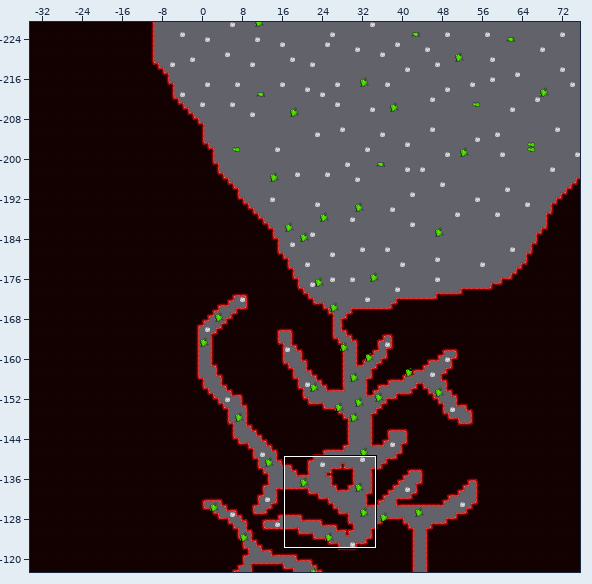
One commit to this Tiled map (JSON): src/assets/maps/sperm.json. Above, an overview of the earlier version with the close-up marked.
Close-up. Before the edit:
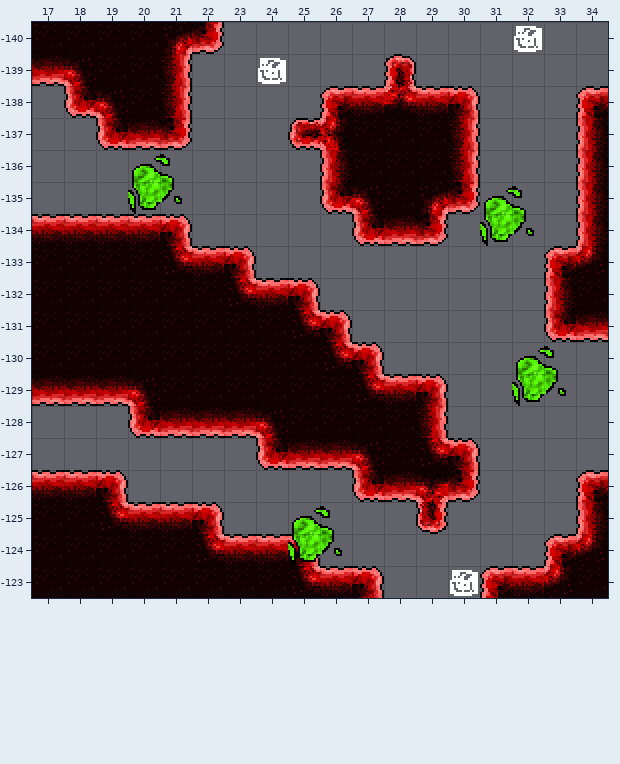
Cells are 16x16 px. Shown: x 17..34, y -140..-123. The commit also changed other parts of the map, which this record leaves out.
Now the later version:
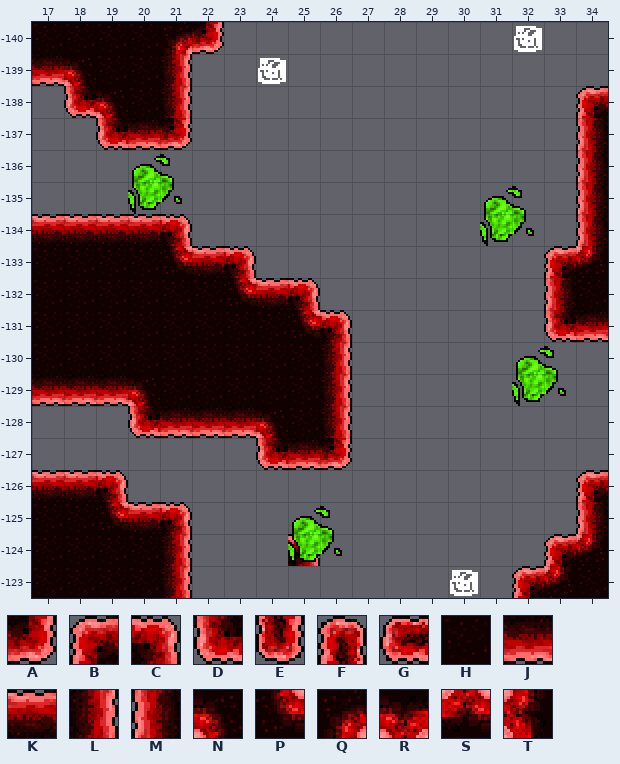
Key: from "organ": A 0, B 0 turned 180, C 0 turned 270, D 0 turned 90, E 1, F 1 turned 180, G 1 turned 90, H 2, J 4, K 4 turned 180, L 4 turned 270, M 4 turned 90, N 5, P 5 turned 180, Q 5 turned 270, R 6, S 6 turned 180, T 6 turned 90.
_ is an empty cell.
Edits made:
Layer "top":
The edit turns tile J into tile A in row -127 at x 26.
The edit turns tile K into tile B in row -123 at x 32.
The edit turns tile K into tile C in row -125 at x 21.
The edit turns tile H into tile L in rows -129 to -128 at x 26; in rows -124 to -123 at x 21.
The edit turns tile P into tile L in row -130 at x 26.
Tile A is removed in row -135 at x 30; in row -134 at x 29; in row -126 at x 30.
Tile B is removed in row -138 at x 26; in row -123 at x 31.
Tile C is removed in row -138 at x 30; in row -130 at x 27; in row -129 at x 29; in row -127 at x 30; in row -125 at x 22; in row -123 at x 27.
Tile D is removed in row -135 at x 26; in row -134 at x 27; in row -126 at x 27.
Tile E is removed in row -125 at x 29.
Tile F is removed in row -139 at x 28.
Tile G is removed in row -137 at x 25.
Tile H is removed in rows -137 to -136 at x 27 to 29; in row -135 at x 28; in row -128 at x 27 to 28; in row -127 at x 28; in row -123 at x 22 to 24.
Tile J is removed in row -134 at x 28; in row -126 at x 28.
Tile K is removed in row -138 at x 27 and 29; in row -129 at x 28; in row -124 at x 23 to 24; in row -123 at x 26.
Tile L is removed in rows -137 to -136 at x 30; in row -128 at x 29.
Tile M is removed in row -136 at x 26.
Tile N is removed in row -135 at x 27; in row -127 at x 27.
Tile P is removed in row -129 at x 27; in row -127 at x 29; in row -124 at x 22; in row -123 at x 25.
Tile Q is removed in row -135 at x 29.
Tile R is removed in row -126 at x 29.
Tile S is removed in row -138 at x 28.
Tile T is removed in row -137 at x 26.
